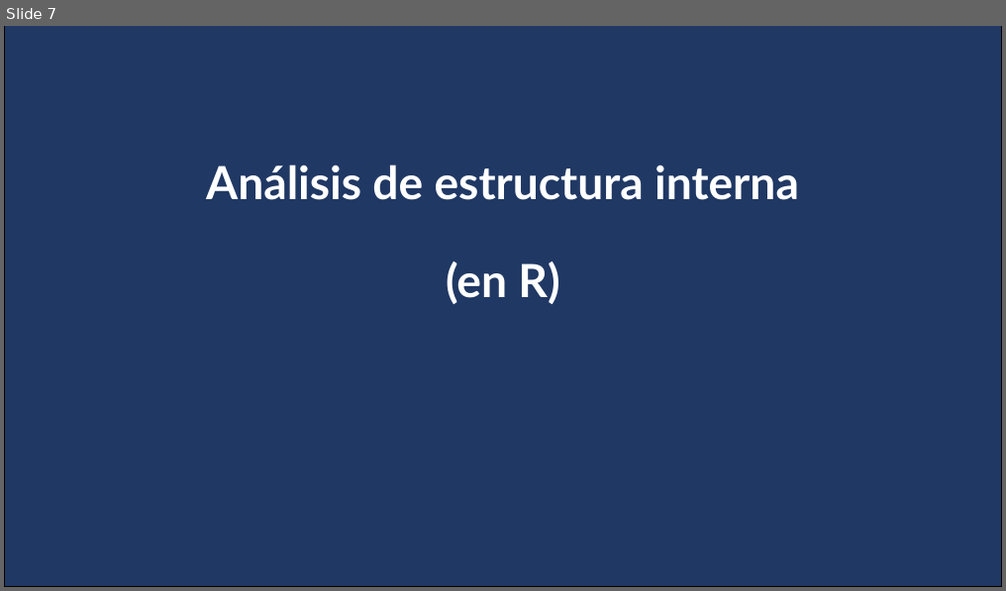
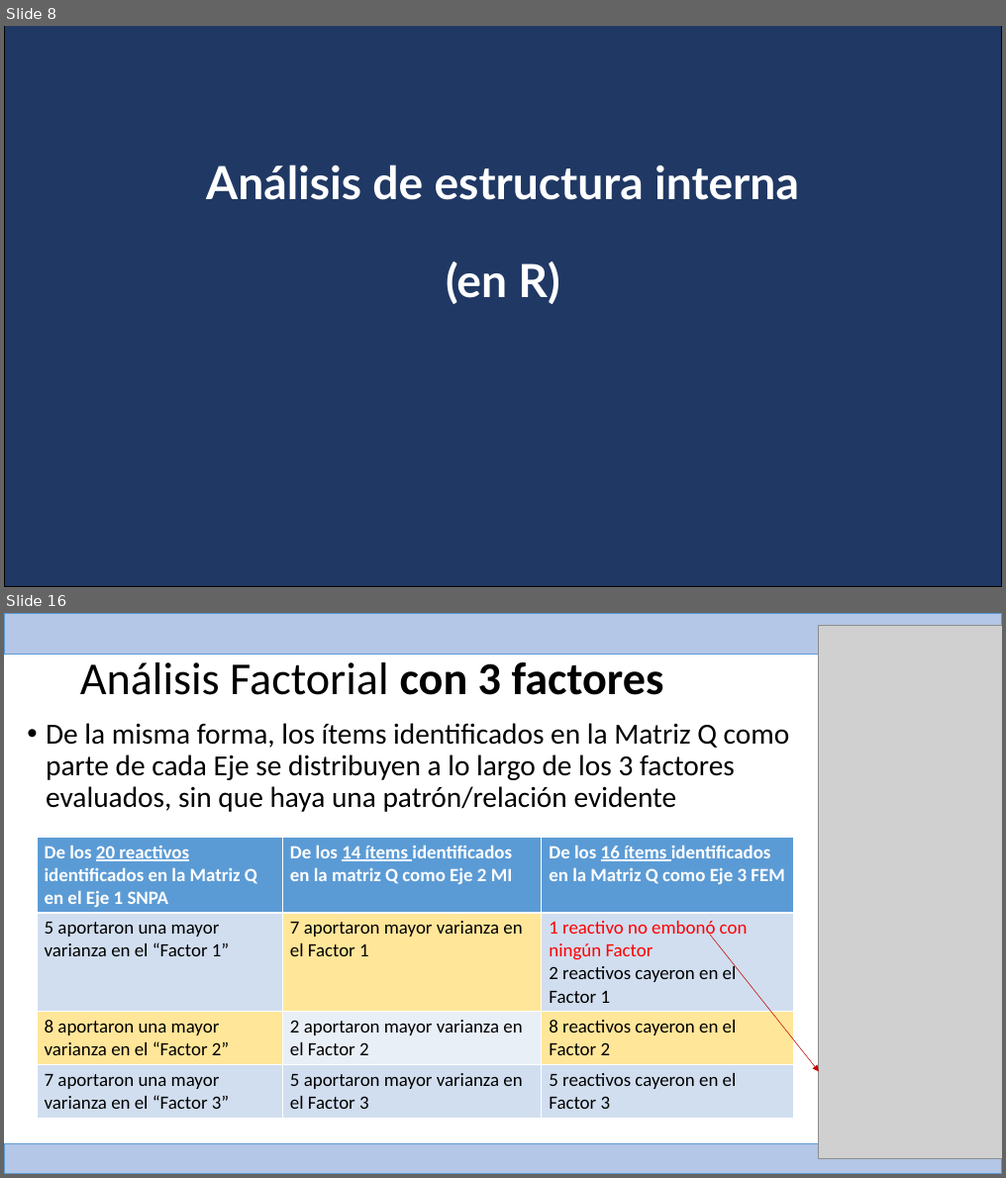
Before and after one commit to Adrifelcha/afchavez-019, a slide deck: RIMEDIE/Mat09_2015/Assessing the Model/Reporte_Resumen_Indices_TCT_AFC_AFE_MAT09.pptx. Shown one above the other, each under a label of ours: slide 7 before the commit, slides 8 and 16 after it; the slides between them are not shown. The pictures are 1006x591 and 1006x1178 pixels, drawn with LibreOffice and Linux fonts; fonts in the diff are those of the drawing; grey boxes stand for pictures. Boxes give left, top, right and bottom in pixels: in the first picture for what was removed or moved away, otherwise in the second. Text is boxed around its words. In the diff, an @@ line names an element or a change of style, - is before the commit and + after.

```diff
--- a/RIMEDIE/Mat09_2015/Assessing the Model/Reporte_Resumen_Indices_TCT_AFC_AFE_MAT09.pptx
+++ b/RIMEDIE/Mat09_2015/Assessing the Model/Reporte_Resumen_Indices_TCT_AFC_AFE_MAT09.pptx
@@ slide 16 added at [4, 613, 1002, 1174], background #FFFFFF @@
@@ rectangle added at [4, 613, 1002, 655], fill #B4C7E7, outline #5B9BD5 1 pt @@
@@ picture added at [819, 625, 1002, 1159] @@
@@ title added at [80, 663, 664, 695], 44 pt, text #000000 @@
+Análisis Factorial con 3 factores
@@ text added at [46, 723, 790, 812], 28 pt, text #000000 @@
+• De la misma forma, los ítems identificados en la Matriz Q como parte de cada Eje se distribuyen a lo largo de los 3 factores evaluados, sin que haya una patrón/relación evidente
@@ table added at [37, 837, 795, 1114], 4 rows, 3 columns @@
+De los 20 reactivos identificados en la Matriz Q en el Eje 1 SNPA | De los 14 ítems identificados en la matriz Q como Eje 2 MI | De los 16 ítems identificados en la Matriz Q como Eje 3 FEM
+5 aportaron una mayor varianza en el “Factor 1” | 7 aportaron mayor varianza en el Factor 1 | 1 reactivo no embonó con ningún Factor / 2 reactivos cayeron en el Factor 1
+8 aportaron una mayor varianza en el “Factor 2” | 2 aportaron mayor varianza en el Factor 2 | 8 reactivos cayeron en el Factor 2
+7 aportaron una mayor varianza en el “Factor 3” | 5 aportaron mayor varianza en el Factor 3 | 5 reactivos cayeron en el Factor 3
@@ arrow added from (710, 934) to (819, 1072), #C00000 0.5 pt @@
@@ rectangle added at [4, 1145, 1002, 1174], fill #B4C7E7, outline #5B9BD5 1 pt @@
@@ what was slide 7 is now slide 8 @@
```
Also in this commit, not shown: 1 slide changed, 12 other slides added, 4 slides removed, 4 other files.
